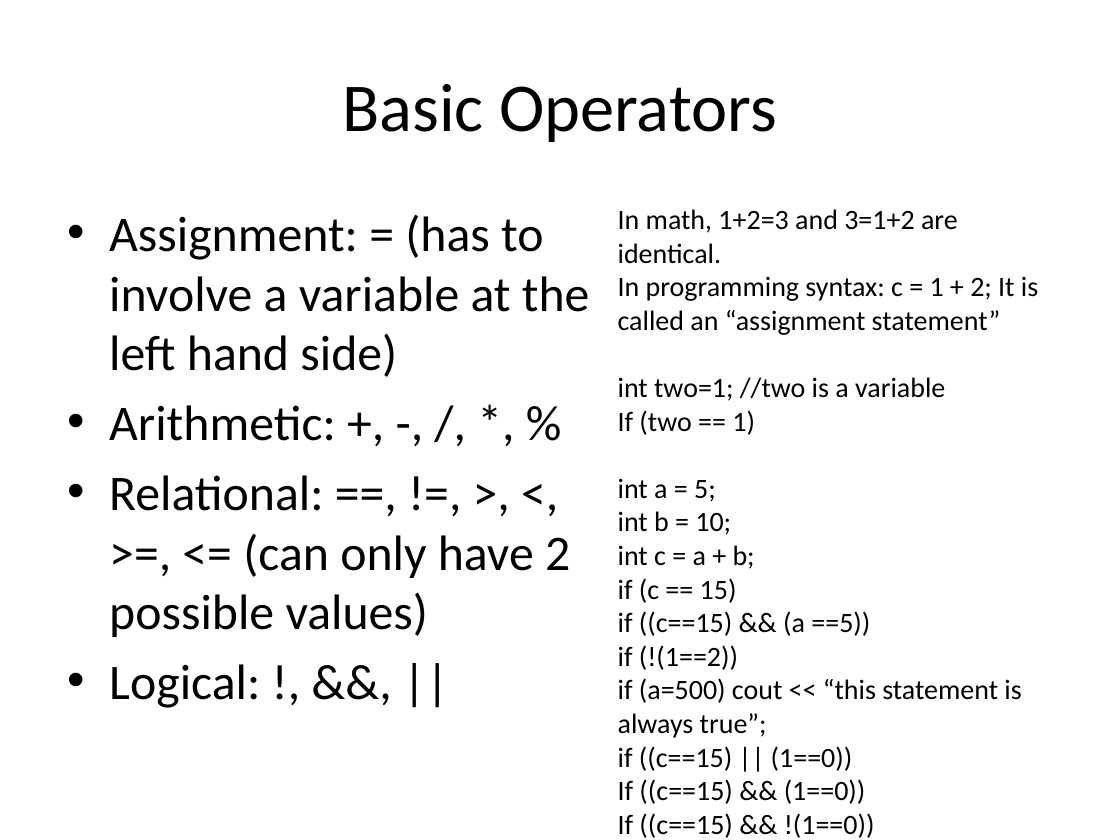
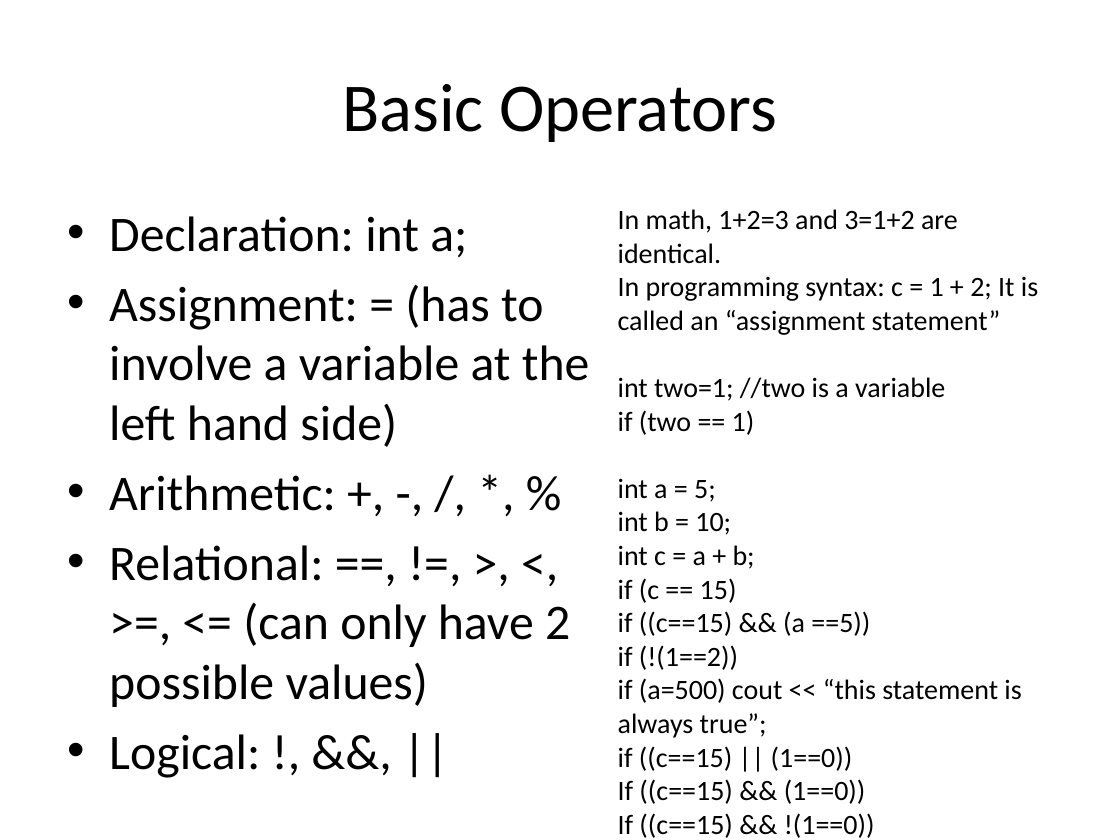
Before and after one commit to cthomasyeh/IOI, a slide deck: slide 7 of Introduction to C++ Programming Language.pptx. Drawn at 1120x840 pixels with LibreOffice and Linux fonts; fonts in the diff are those of the drawing. Boxes give left, top, right and bottom in pixels: in the first picture for what was removed or moved away, otherwise in the second. Text is boxed around its words. In the diff, an @@ line names an element or a change of style, - is before the commit and + after.

```diff
--- a/Introduction to C++ Programming Language.pptx
+++ b/Introduction to C++ Programming Language.pptx
@@ text at bbox=[109, 216, 467, 257]: paragraph added @@
+• Declaration: int a;
@@ text at bbox=[618, 410, 755, 435]: text changed @@
-If (two == 1)
+if (two == 1)
```
Also in this commit, not shown: 6 other slides changed, 11 slides added, 5 other files.
